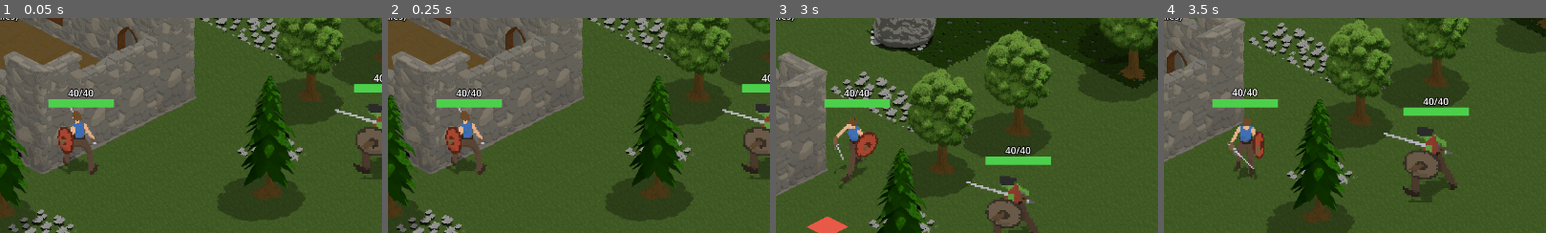
Above: before the commit, frames 1-4 (left to right).
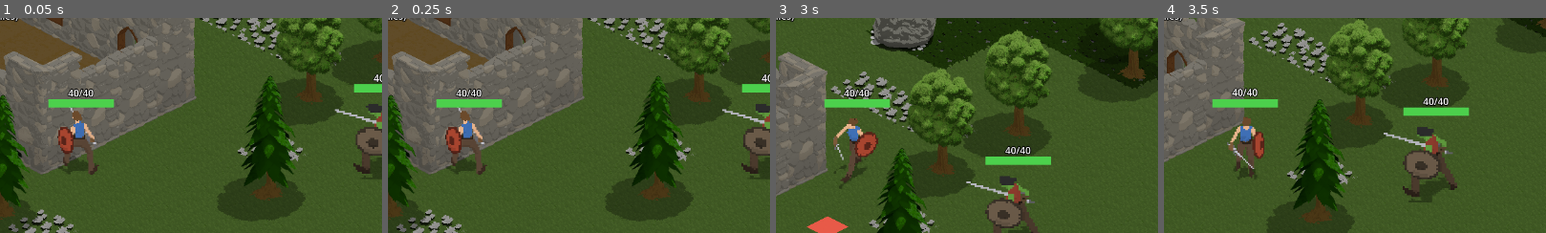
Above: after the commit, the same moments.

Repository: michael-leblanc/renown
Game: Godot game, scene res://play/play.tscn
Same seed, same stepped clock (60 frames per second), same inputs: the game is played once before the commit and once after it. The project has no main scene, so this scene is started directly.
Inputs (mouse positions are % of the whole screen's width and height, from its top left):
- Up to frame 1 (0.05 s): no input
- Up to frame 2 (0.25 s): no input
- Up to frame 3 (3 s): tap Enter at 0.5 s; move the mouse to (72, 45) at 0.52 s; hold Right 0.53-1.28 s; tap M at 0.6 s; click (72, 45) at 0.67 s; tap Space at 0.77, 1.52 s; move the mouse to (30, 55) at 1.27 s; hold Down 1.28-2.03 s; tap 1 at 1.35 s; move the mouse to (60, 28) at 2.02 s; hold Right 2.03-2.78 s; tap 2 at 2.1 s; move the mouse to (45, 70) at 2.77 s; hold Up from 2.78 s (still down); tap 3 at 2.85 s; click (45, 70) at 2.92 s
- Up to frame 4 (3.5 s): keep holding Up; tap Space at 3.02 s
The pictures show only the part of the screen within x 39-89%, y 25-75%; the shares and areas given below are measured in that part.

The runs differ from the first frame. In frame 1, less than 0.1% of the frame differs, in the area x 15-98%, y 56-60%; in frame 2, less than 0.1%; in frame 3, less than 0.1%; in frame 4, 0.1%, in the area x 23-68%, y 59-72%.

Commit message:
test game: a shield whose face shows is drawn over the hands
S, SW, W and NW drew the hands last, so the hand holding the shield showed
through it. character_data.json now puts Shield1 after Hands1 on those
sides, and check.gd checks it (it fails on the old order). CLI-003 ports
this layer order to the client.

Co-Authored-By: Claude Opus 5.5 <noreply@anthropic.com>
Claude-Session: https://claude.ai/code/session_018UrVt7Ne1aXisA5YrsQXYR

Diff:
--- a/prototype/character/character_data.json
+++ b/prototype/character/character_data.json
@@ -22,13 +22,13 @@
 	"parts": ["Shadow", "NakedBody", "Legs1", "Shoes1", "Chest1", "Belt1", "Hands1", "Head1", "Melee2", "Shield1"],
 
 	"layer_order": {
-		"_note": "Back to front, per direction. The sword is in the right hand and the shield on the left arm, so the one on the far side of the body is drawn behind it.",
+		"_note": "Back to front, per direction. The sword is in the right hand and the shield on the left arm, so the one on the far side of the body is drawn behind it. Where the shield's face shows (S, SW, W, NW) it is drawn over the hands: the hand that holds it is behind it.",
 		"E":  ["Shadow", "Shield1", "NakedBody", "Legs1", "Shoes1", "Chest1", "Belt1", "Head1", "Melee2", "Hands1"],
 		"SE": ["Shadow", "Shield1", "NakedBody", "Legs1", "Shoes1", "Chest1", "Belt1", "Head1", "Melee2", "Hands1"],
-		"S":  ["Shadow", "NakedBody", "Legs1", "Shoes1", "Chest1", "Belt1", "Head1", "Melee2", "Shield1", "Hands1"],
-		"SW": ["Shadow", "Melee2", "NakedBody", "Legs1", "Shoes1", "Chest1", "Belt1", "Head1", "Shield1", "Hands1"],
-		"W":  ["Shadow", "Melee2", "NakedBody", "Legs1", "Shoes1", "Chest1", "Belt1", "Head1", "Shield1", "Hands1"],
-		"NW": ["Shadow", "Melee2", "NakedBody", "Legs1", "Shoes1", "Chest1", "Belt1", "Head1", "Shield1", "Hands1"],
+		"S":  ["Shadow", "NakedBody", "Legs1", "Shoes1", "Chest1", "Belt1", "Head1", "Melee2", "Hands1", "Shield1"],
+		"SW": ["Shadow", "Melee2", "NakedBody", "Legs1", "Shoes1", "Chest1", "Belt1", "Head1", "Hands1", "Shield1"],
+		"W":  ["Shadow", "Melee2", "NakedBody", "Legs1", "Shoes1", "Chest1", "Belt1", "Head1", "Hands1", "Shield1"],
+		"NW": ["Shadow", "Melee2", "NakedBody", "Legs1", "Shoes1", "Chest1", "Belt1", "Head1", "Hands1", "Shield1"],
 		"N":  ["Shadow", "Melee2", "Shield1", "NakedBody", "Legs1", "Shoes1", "Chest1", "Belt1", "Head1", "Hands1"],
 		"NE": ["Shadow", "Shield1", "NakedBody", "Legs1", "Shoes1", "Chest1", "Belt1", "Head1", "Melee2", "Hands1"]
 	},
--- a/prototype/character/check.gd
+++ b/prototype/character/check.gd
@@ -80,6 +80,14 @@
 		var o: Array = d["layer_order"][d["directions"][dir]]
 		behind_ok = behind_ok and o.find("Shield1") > o.find("NakedBody")
 	check("far-side weapon behind the body, near-side in front, in the data", behind_ok)
+	var hands_ok := true
+	for dir in [2, 3, 4, 5]:   # the shield's face shows: the hand holding it is behind it
+		var o: Array = d["layer_order"][d["directions"][dir]]
+		hands_ok = hands_ok and o.find("Shield1") > o.find("Hands1")
+	for dir in [0, 1, 6, 7]:   # the shield's back shows: the hand holding it is in front
+		var o: Array = d["layer_order"][d["directions"][dir]]
+		hands_ok = hands_ok and o.find("Shield1") < o.find("Hands1")
+	check("a shield whose face shows is drawn over the hands, one whose back shows under them", hands_ok)
 
 	# 4. O toggles the orc's size, G the goblin's; printed on screen.
 	var orc_seen: Array[String] = []
